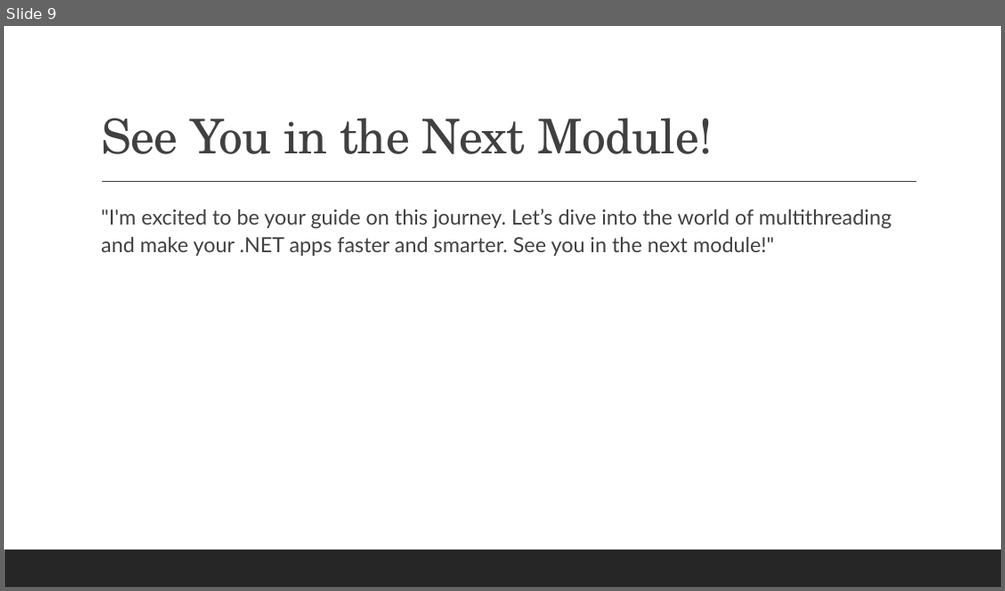
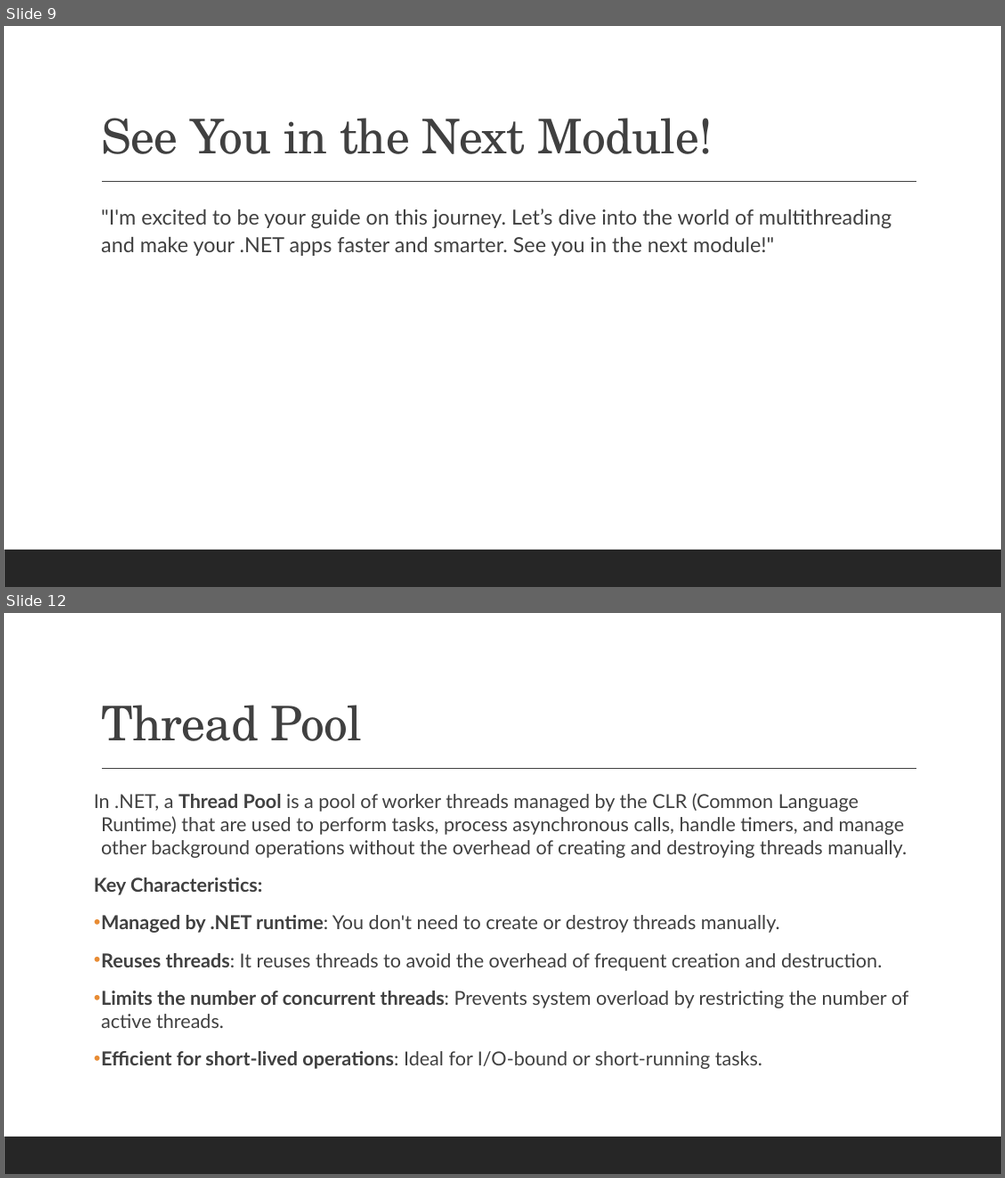
Before and after one commit to bhushanpoojary/MultiThreadingDotNet, a slide deck: PPT/Mastering Multithreading in DotNet.pptx. Shown one above the other, each under a label of ours: slide 9 before the commit, slides 9 and 12 after it; the slides between them are not shown. The pictures are 1005x591 and 1005x1178 pixels, drawn with LibreOffice and Linux fonts; fonts in the diff are those of the drawing. Boxes give left, top, right and bottom in pixels: in the first picture for what was removed or moved away, otherwise in the second. Text is boxed around its words. In the diff, an @@ line names an element or a change of style, - is before the commit and + after.

Commit message:
Added thread pool code and PPT

```diff
--- a/PPT/Mastering Multithreading in DotNet.pptx
+++ b/PPT/Mastering Multithreading in DotNet.pptx
@@ slide 12 added at <box>4,613,1001,1174</box>, background #FFFFFF; not listed: 2 template elements that a slide beside it also shows @@
@@ title added at <box>101,705,363,741</box>, 46 pt, text #404040 @@
+Thread Pool
@@ text added at <box>94,793,909,1069</box>, 18.5 pt, text #404040 @@
+In .NET, a Thread Pool is a pool of worker threads managed by the CLR (Common Language Runtime) that are used to perform tasks, process asynchronous calls, handle timers, and manage other background operations without the overhead of creating and destroying threads manually.
+Key Characteristics:
+• Managed by .NET runtime: You don't need to create or destroy threads manually.
+• Reuses threads: It reuses threads to avoid the overhead of frequent creation and destruction.
+• Limits the number of concurrent threads: Prevents system overload by restricting the number of active threads.
+• Efficient for short-lived operations: Ideal for I/O-bound or short-running tasks.
```
Also in this commit, not shown: 6 other slides added, 7 other files.
